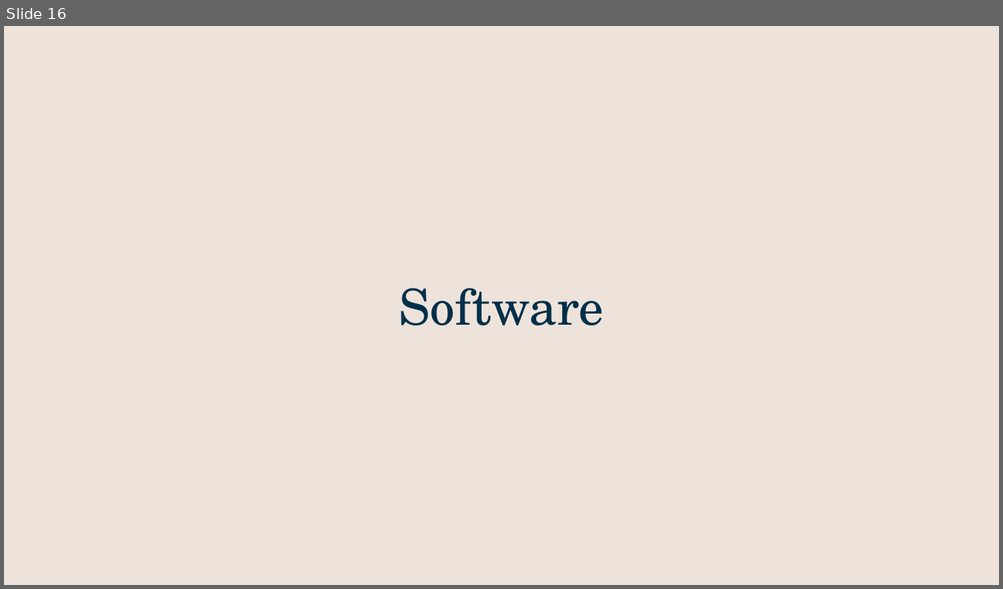
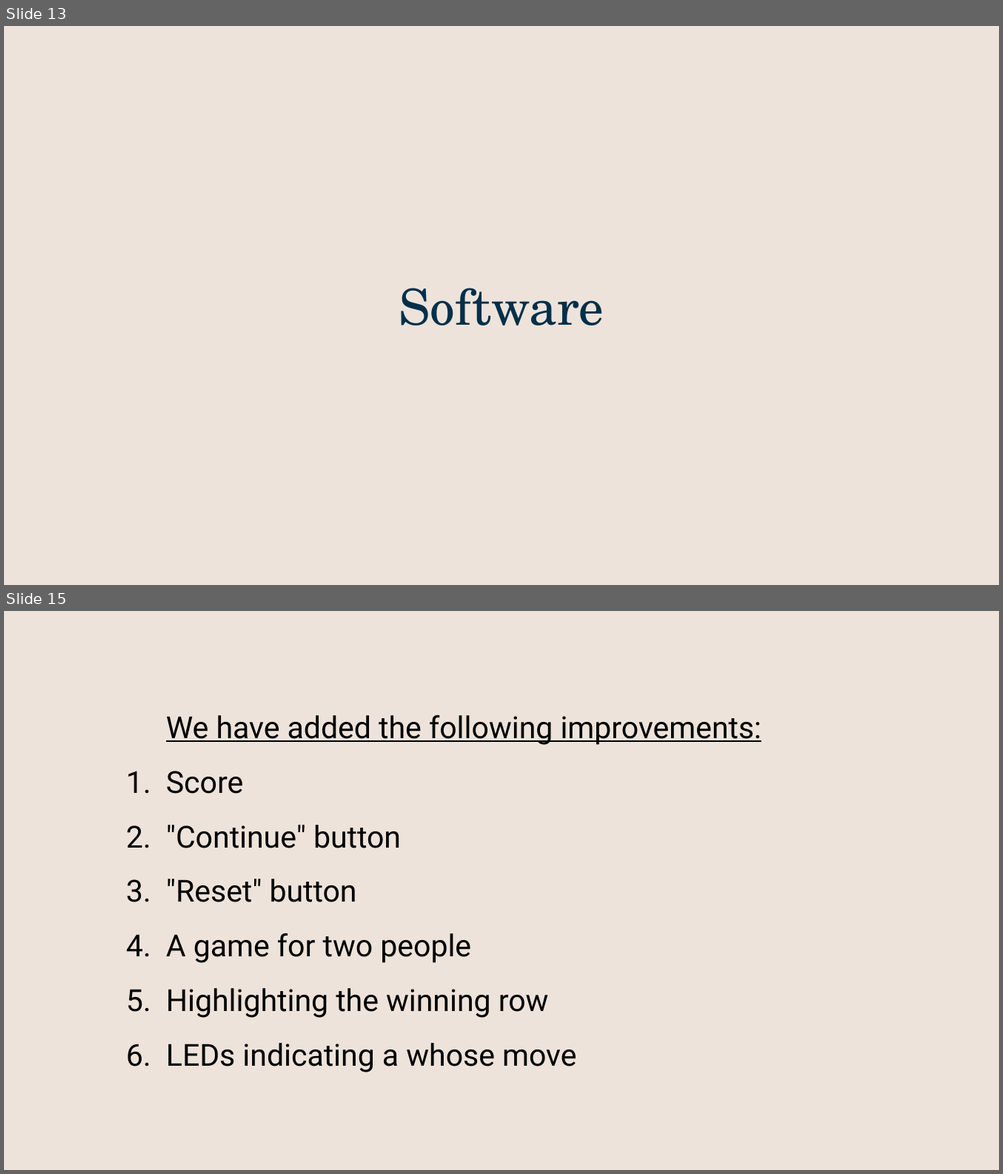
Before and after one commit to Foxtezy/Tic-Tac-Toe-Game, a slide deck: Presentation_ Crosses and Noughts.pptx. Shown one above the other, each under a label of ours: slide 16 before the commit, slides 13 and 15 after it; the slides between them are not shown. The pictures are 1003x589 and 1003x1174 pixels, drawn with LibreOffice and Linux fonts; fonts in the diff are those of the drawing. Boxes give left, top, right and bottom in pixels: in the first picture for what was removed or moved away, otherwise in the second. Text is boxed around its words. In the diff, an @@ line names an element or a change of style, - is before the commit and + after.

```diff
--- a/Presentation_ Crosses and Noughts.pptx
+++ b/Presentation_ Crosses and Noughts.pptx
@@ slide 15 added at (4,611,999,1170), background #EDE3DA @@
@@ title added at (166,715,762,1073), 22 pt, text #000000 @@
+We have added the following improvements:
+1. Score
+2. "Continue" button
+3. "Reset" button
+4. A game for two people
+5. Highlighting the winning row
+6. LEDs indicating a whose move
@@ what was slide 16 is now slide 13 @@
```
Also in this commit, not shown: 8 slides changed, 1 other slide added, 4 slides removed.
